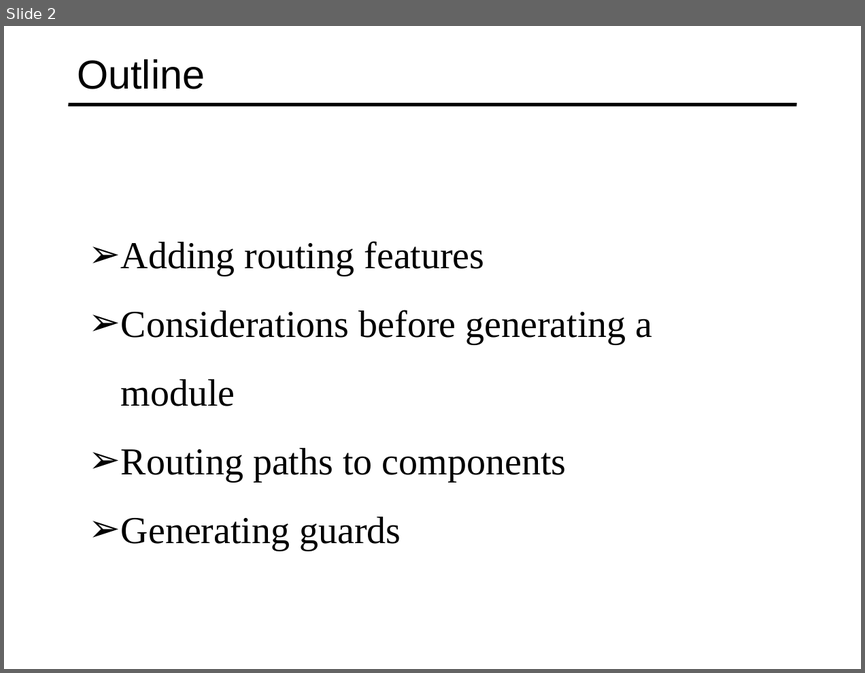
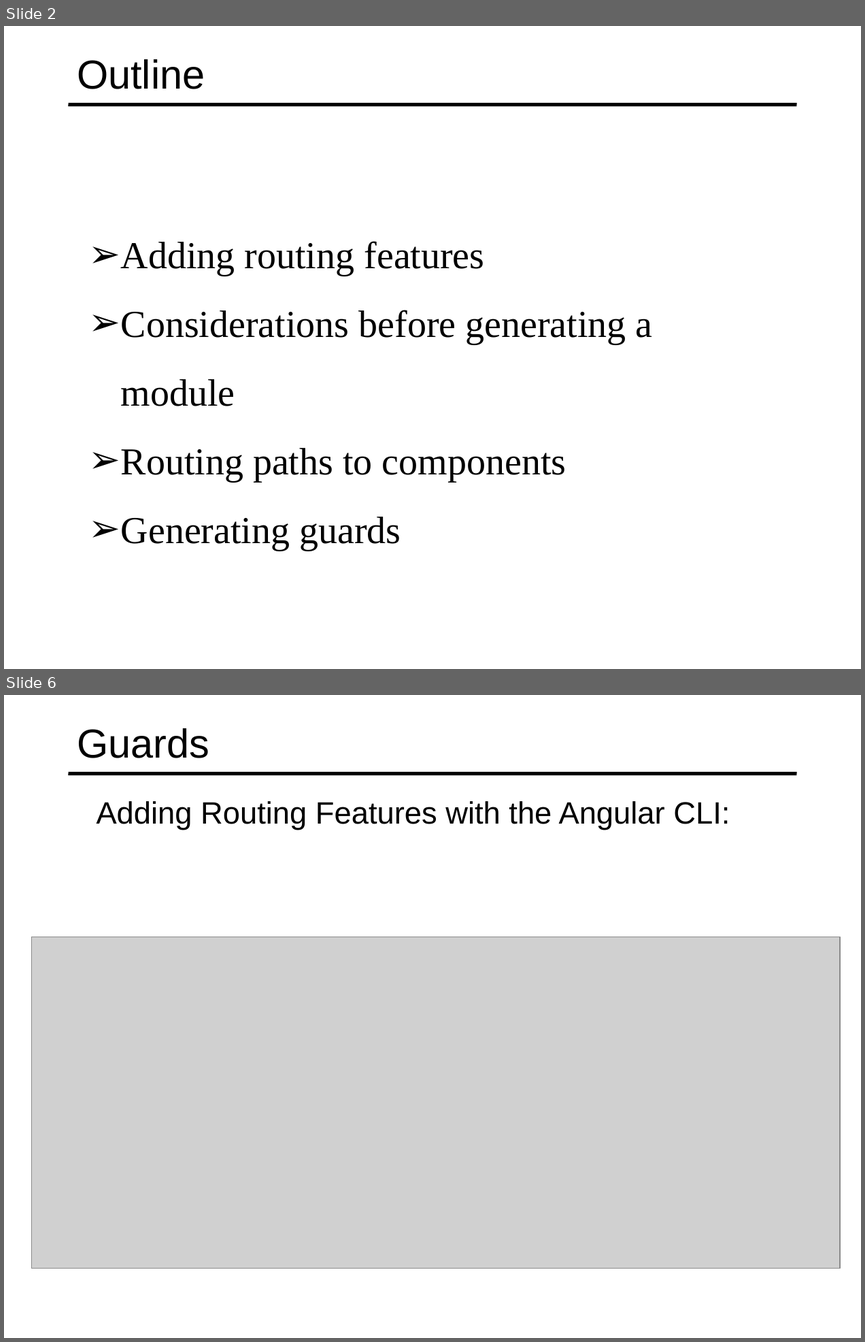
Before and after one commit to specter01wj/Jago_Link_Training, a slide deck: Angular/Angular7/Angular CLI/5.Generating Routing Features/L5_Generating Routing Features.ppt. Shown one above the other, each under a label of ours: slide 2 before the commit, slides 2 and 6 after it; the slides between them are not shown. The pictures are 865x673 and 865x1342 pixels, drawn with LibreOffice and Linux fonts; fonts in the diff are those of the drawing; grey boxes stand for pictures. Boxes give left, top, right and bottom in pixels: in the first picture for what was removed or moved away, otherwise in the second. Text is boxed around its words. In the diff, an @@ line names an element or a change of style, - is before the commit and + after.

```diff
--- a/Angular/Angular7/Angular CLI/5.Generating Routing Features/L5_Generating Routing Features.ppt
+++ b/Angular/Angular7/Angular CLI/5.Generating Routing Features/L5_Generating Routing Features.ppt
@@ slide 6 added at (4, 695, 861, 1338), background #FFFFFF; not listed: 1 template element that a slide beside it also shows @@
@@ title added at (77, 728, 209, 758), 34 pt, text #000000 @@
+Guards
@@ text added at (96, 801, 730, 830), 25.9 pt, text #000000 @@
+  Adding Routing Features with the Angular CLI:
@@ picture added at (31, 936, 839, 1268) @@
```
Also in this commit, not shown: 2 slides changed, 2 other slides added, 12 slides removed, 5 other files.
